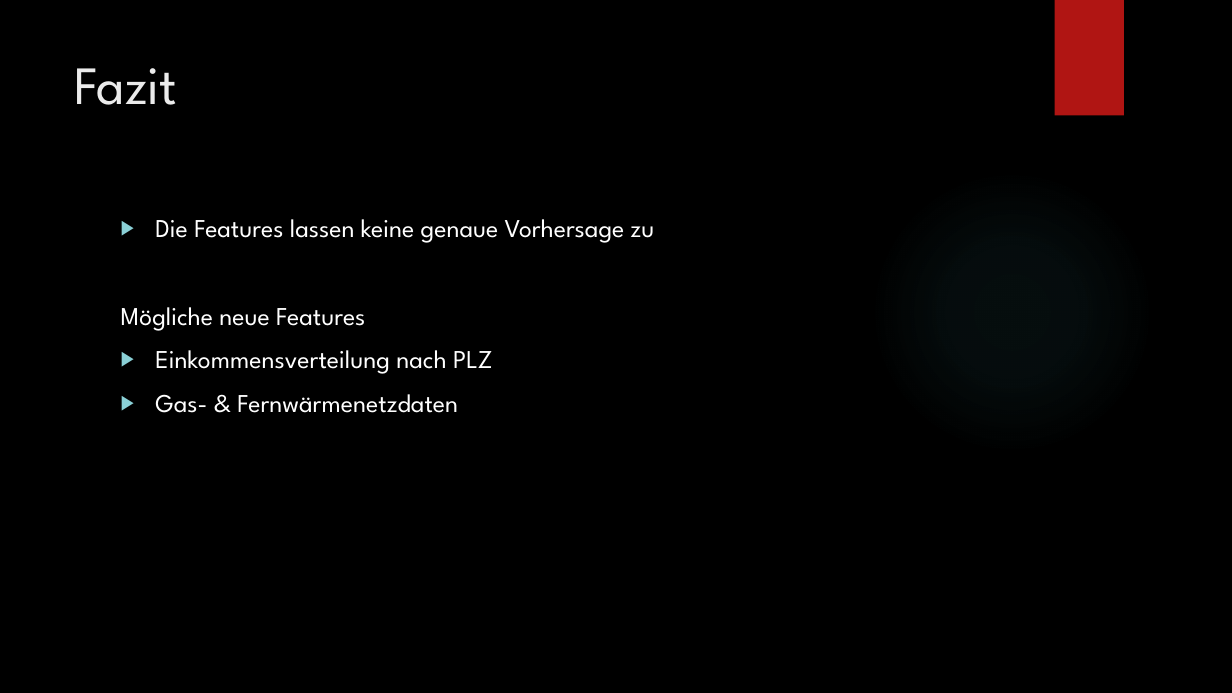
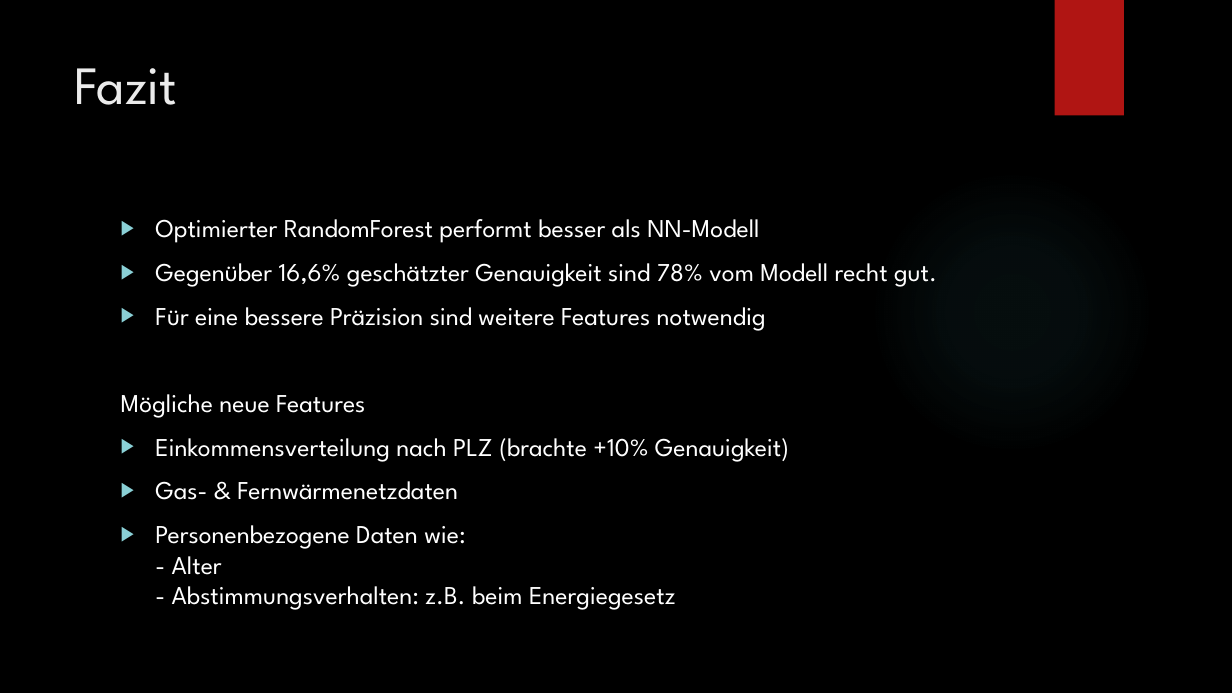
Before and after one commit to ahoehn/machine-learning-project, a slide deck: slide 8 of Präsentation.pptx (slide 7 before the commit). Drawn at 1232x693 pixels with LibreOffice and Linux fonts; fonts in the diff are those of the drawing; background and template pictures are left out. Boxes give left, top, right and bottom in pixels: in the first picture for what was removed or moved away, otherwise in the second. Text is boxed around its words. In the diff, an @@ line names an element or a change of style, - is before the commit and + after.

```diff
--- a/Präsentation.pptx
+++ b/Präsentation.pptx
@@ text at [155, 219, 937, 331]: text changed @@
-▶ Die Features lassen keine genaue Vorhersage zu
+▶ Optimierter RandomForest performt besser als NN-Modell
+▶ Gegenüber 16,6% geschätzter Genauigkeit sind 78% vom Modell recht gut.
+▶ Für eine bessere Präzision sind weitere Features notwendig
@@ text at [155, 438, 789, 462]: text changed @@
-▶ Einkommensverteilung nach PLZ
+▶ Einkommensverteilung nach PLZ (brachte +10% Genauigkeit)
@@ text at [155, 525, 676, 610]: paragraph added @@
+▶ Personenbezogene Daten wie:
+  - Alter
+  - Abstimmungsverhalten: z.B. beim Energiegesetz
```
Also in this commit, not shown: 4 other slides changed, 2 slides added, 1 slide removed.
